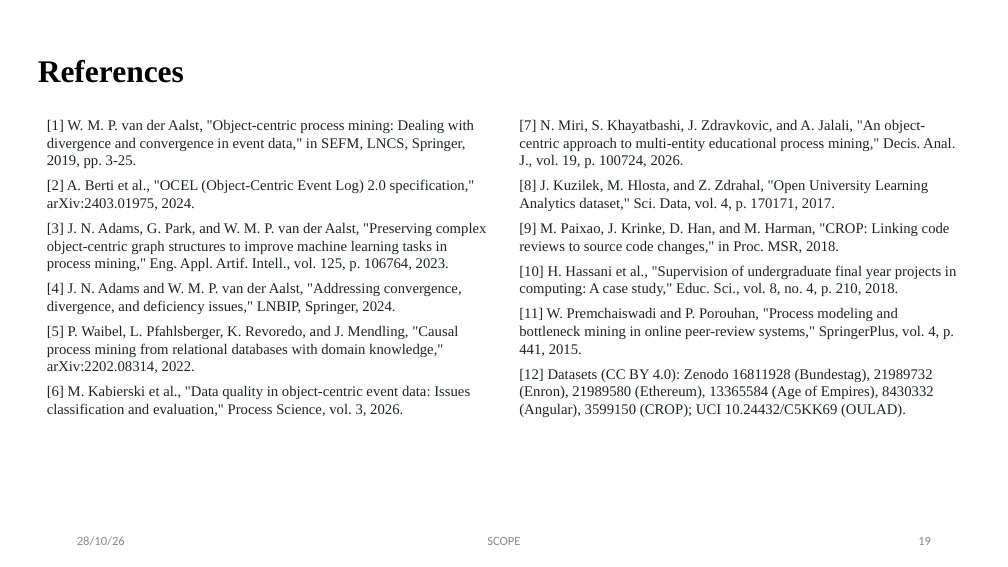
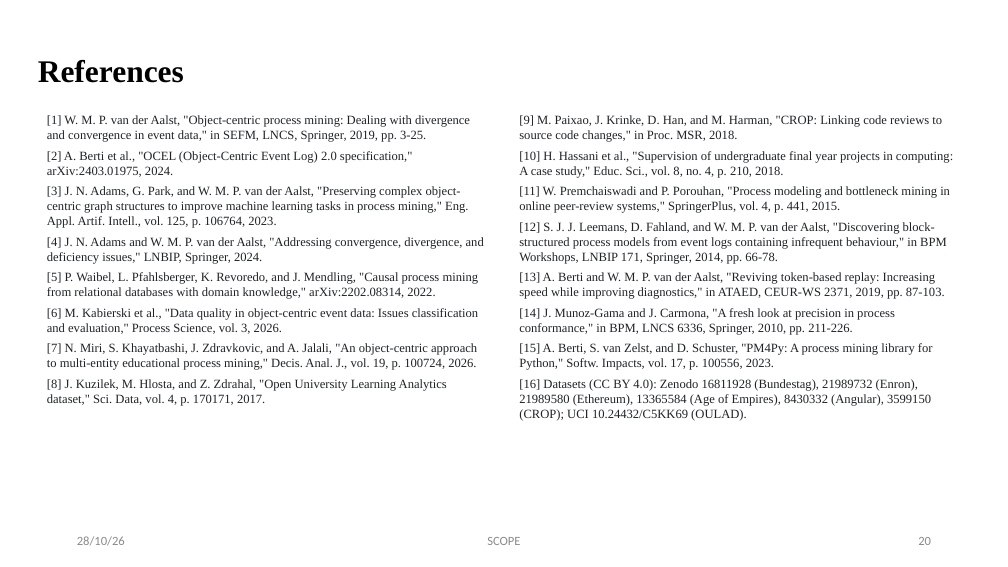
Before and after one commit to ssaakaash/ocel-research, a slide deck: slide 20 of docs/review-3/Team1_Review3_OCEL.pptx (slide 19 before the commit). Drawn at 1008x567 pixels with LibreOffice and Linux fonts; fonts in the diff are those of the drawing. Boxes give left, top, right and bottom in pixels: in the first picture for what was removed or moved away, otherwise in the second. Text is boxed around its words. In the diff, an @@ line names an element or a change of style, - is before the commit and + after.

```diff
--- a/docs/review-3/Team1_Review3_OCEL.pptx
+++ b/docs/review-3/Team1_Review3_OCEL.pptx
@@ text at [47,115,484,334]: size 14 to 12 pt in "[1] W. M. P. van der Aalst, ...", "[2] A. Berti et al., "OCEL (Object-Centric ...", "[3] J. N. Adams, G. Park, and ...", "[4] J. N. Adams and W. M. ..." and 2 more places; less space between paragraphs @@
@@ text at [519,119,955,211]: paragraphs removed @@
-[7] N. Miri, S. Khayatbashi, J. Zdravkovic, and A. Jalali, "An object-centric approach to multi-entity educational process mining," Decis. Anal. J., vol. 19, p. 100724, 2026.
-[8] J. Kuzilek, M. Hlosta, and Z. Zdrahal, "Open University Learning Analytics dataset," Sci. Data, vol. 4, p. 170171, 2017.
@@ text at [519,115,953,213]: size 14 to 12 pt in "[9] M. Paixao, J. Krinke, D. Han, ...", "[10] H. Hassani et al., "Supervision of ...", "[11] W. Premchaiswadi and P. Porouhan, "Process ..."; less space between paragraphs @@
@@ text at [519,222,947,421]: text changed; size 14 to 12 pt @@
-[12] Datasets (CC BY 4.0): Zenodo 16811928 (Bundestag), 21989732 (Enron), 21989580 (Ethereum), 13365584 (Age of Empires), 8430332 (Angular), 3599150 (CROP); UCI 10.24432/C5KK69 (OULAD).
+[12] S. J. J. Leemans, D. Fahland, and W. M. P. van der Aalst, "Discovering block-structured process models from event logs containing infrequent behaviour," in BPM Workshops, LNBIP 171, Springer, 2014, pp. 66-78.
+[13] A. Berti and W. M. P. van der Aalst, "Reviving token-based replay: Increasing speed while improving diagnostics," in ATAED, CEUR-WS 2371, 2019, pp. 87-103.
+[14] J. Munoz-Gama and J. Carmona, "A fresh look at precision in process conformance," in BPM, LNCS 6336, Springer, 2010, pp. 211-226.
+[15] A. Berti, S. van Zelst, and D. Schuster, "PM4Py: A process mining library for Python," Softw. Impacts, vol. 17, p. 100556, 2023.
+[16] Datasets (CC BY 4.0): Zenodo 16811928 (Bundestag), 21989732 (Enron), 21989580 (Ethereum), 13365584 (Age of Empires), 8430332 (Angular), 3599150 (CROP); UCI 10.24432/C5KK69 (OULAD).
@@ text at [47,343,477,406]: paragraphs added @@
+[7] N. Miri, S. Khayatbashi, J. Zdravkovic, and A. Jalali, "An object-centric approach to multi-entity educational process mining," Decis. Anal. J., vol. 19, p. 100724, 2026.
+[8] J. Kuzilek, M. Hlosta, and Z. Zdrahal, "Open University Learning Analytics dataset," Sci. Data, vol. 4, p. 170171, 2017.
@@ page number at [918,537,931,545]: text changed @@
-19
+20
```
Also in this commit, not shown: 7 other slides changed, 1 slide added, 17 other files.
